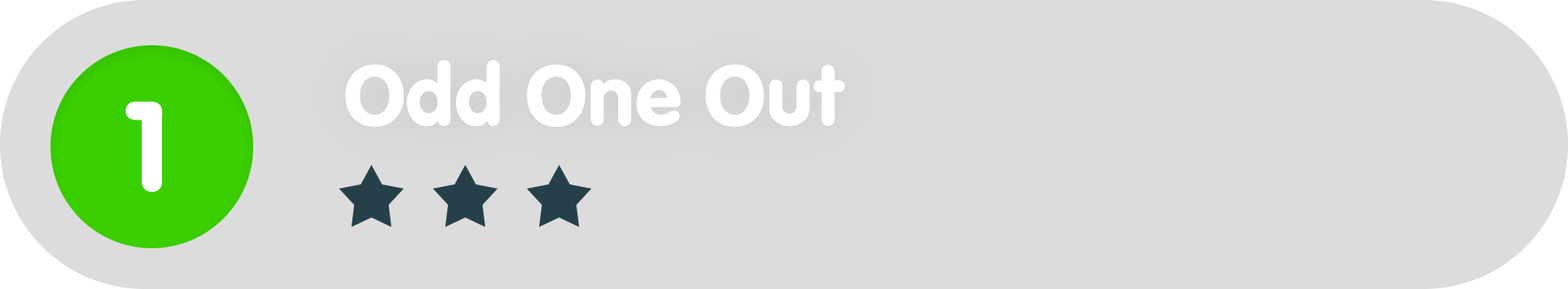
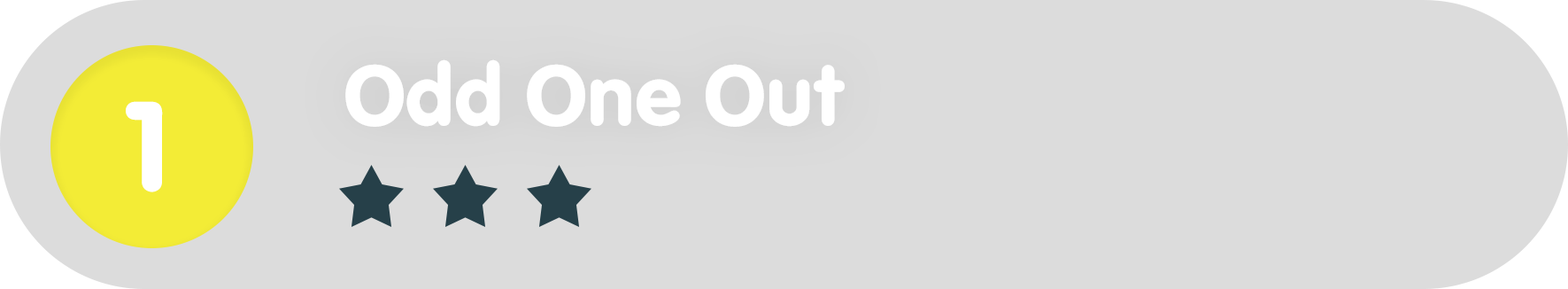
Before/after of a 1568×289 layered artwork. What changed in the layer stack:
painted on "Ellipse_green" over [50, 45, 254, 248]
